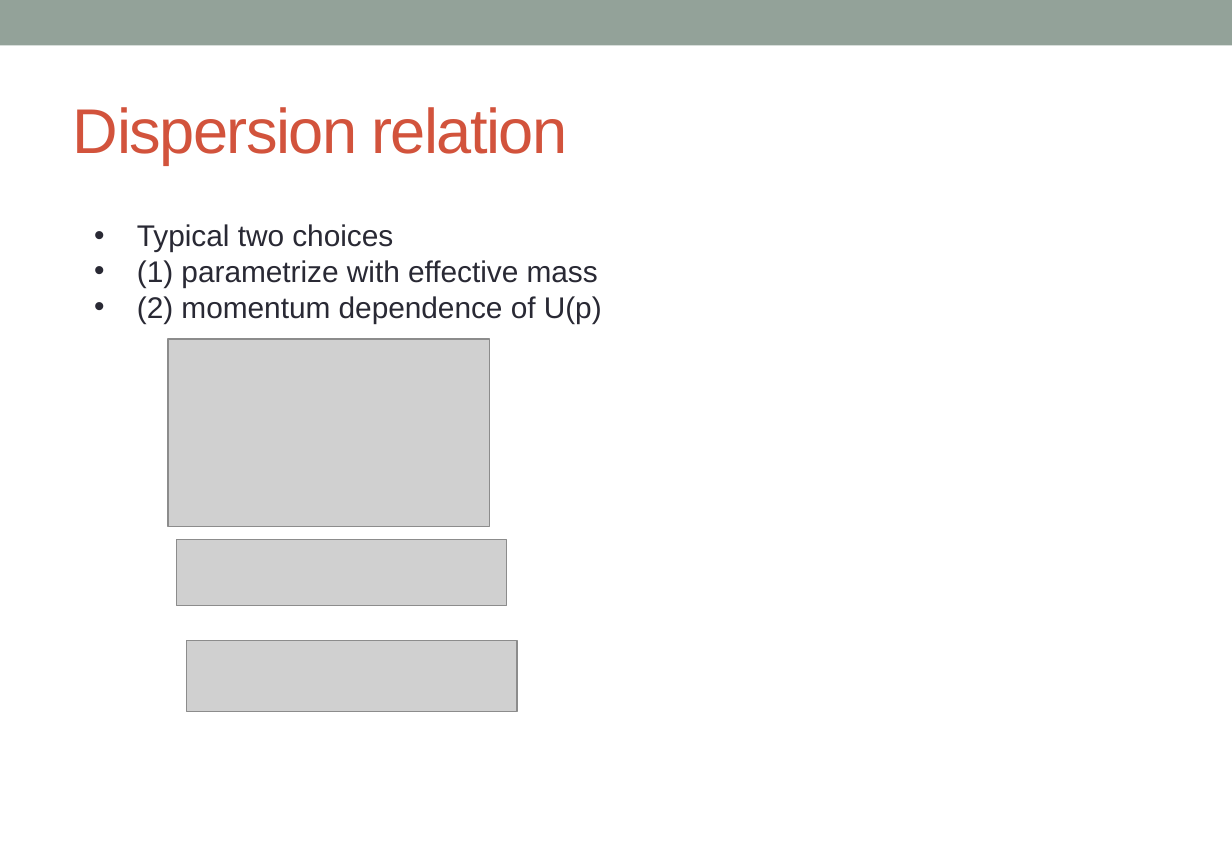
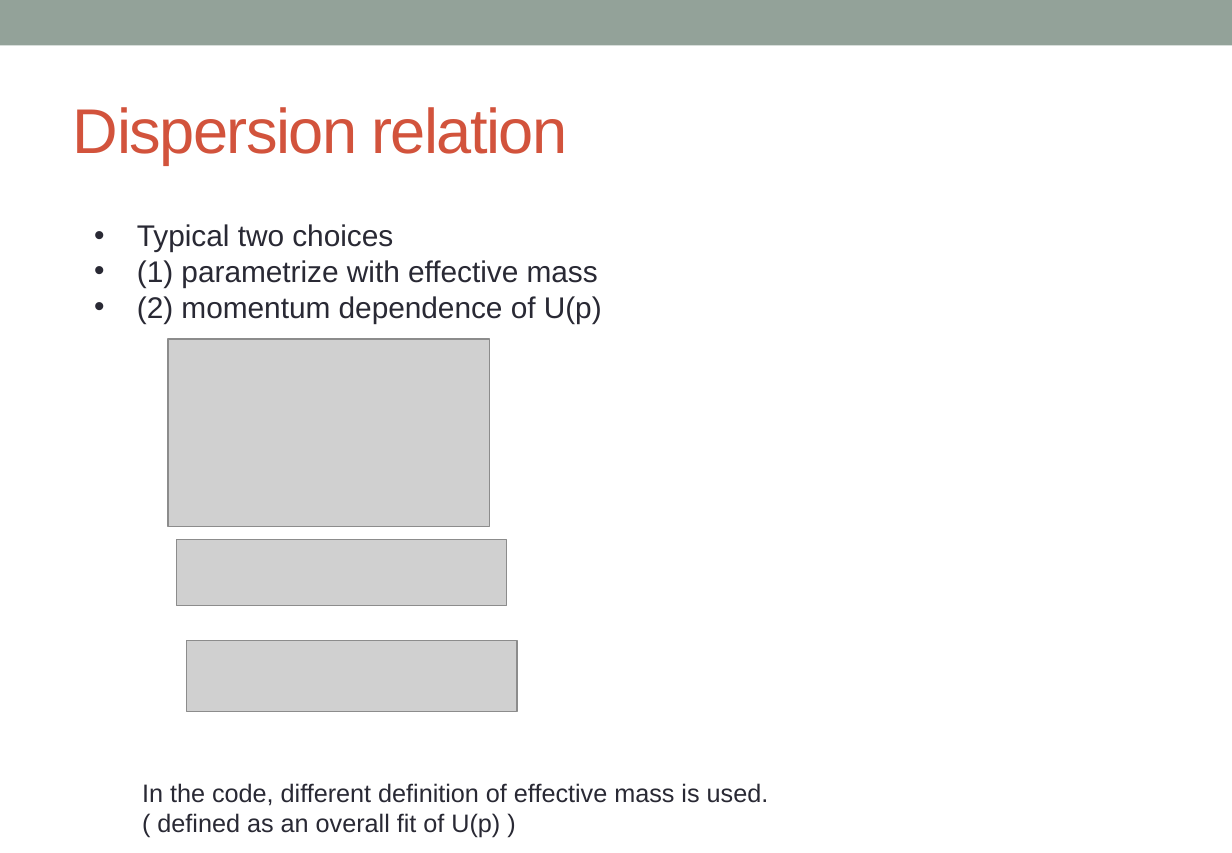
Before and after one commit to alphacentaury-github/NPSS2020, a slide deck: slide 14 of 20221201_숭실대_BHF_송영호.pptx (slide 13 before the commit). Drawn at 1232x853 pixels with LibreOffice and Linux fonts; fonts in the diff are those of the drawing; grey boxes stand for pictures. Boxes give left, top, right and bottom in pixels: in the first picture for what was removed or moved away, otherwise in the second. Text is boxed around its words. In the diff, an @@ line names an element or a change of style, - is before the commit and + after.

```diff
--- a/20221201_숭실대_BHF_송영호.pptx
+++ b/20221201_숭실대_BHF_송영호.pptx
@@ text added at (142,783,769,838), 16 pt, text #292934 @@
+In the code, different definition of effective mass is used.
+( defined as an overall fit of U(p) )
```
Also in this commit, not shown: 13 other slides changed, 1 slide added.
